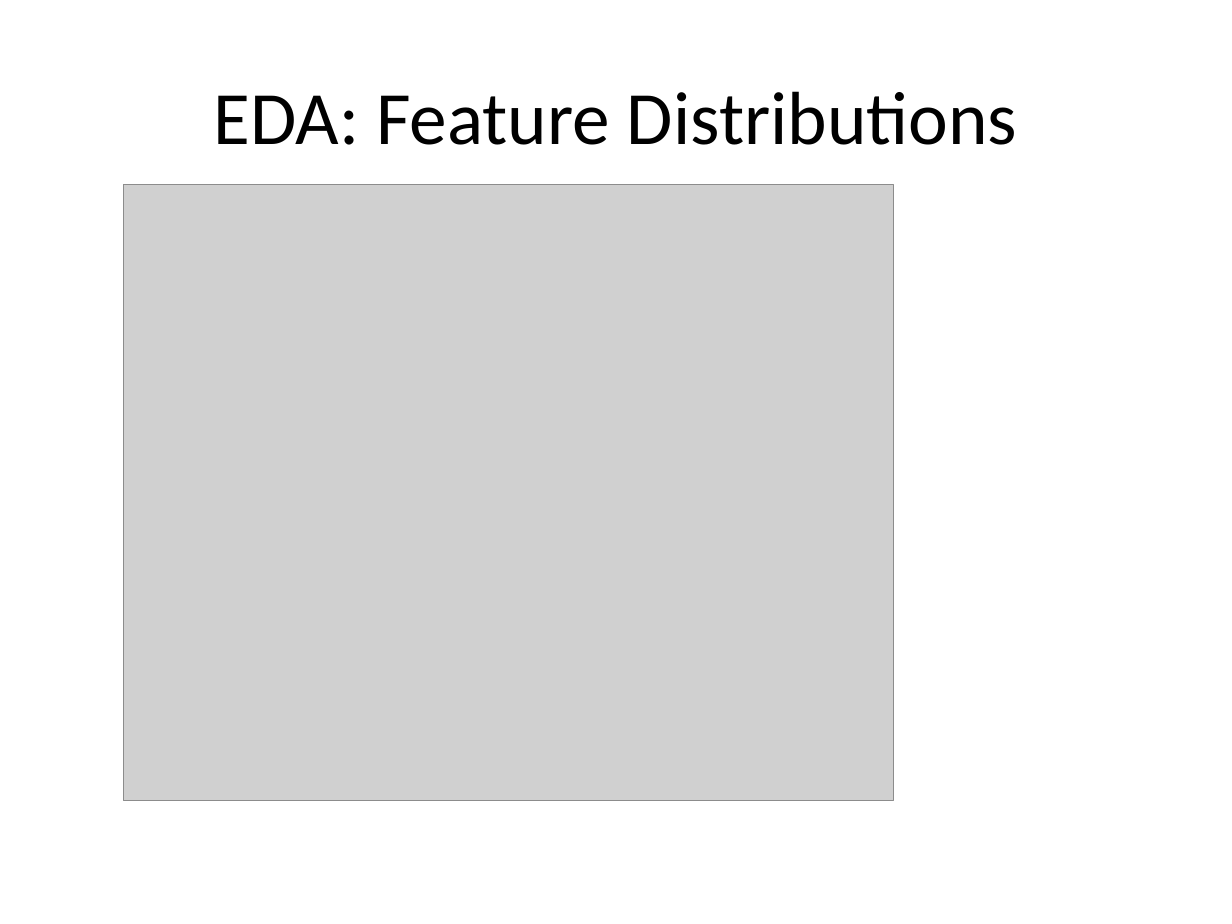
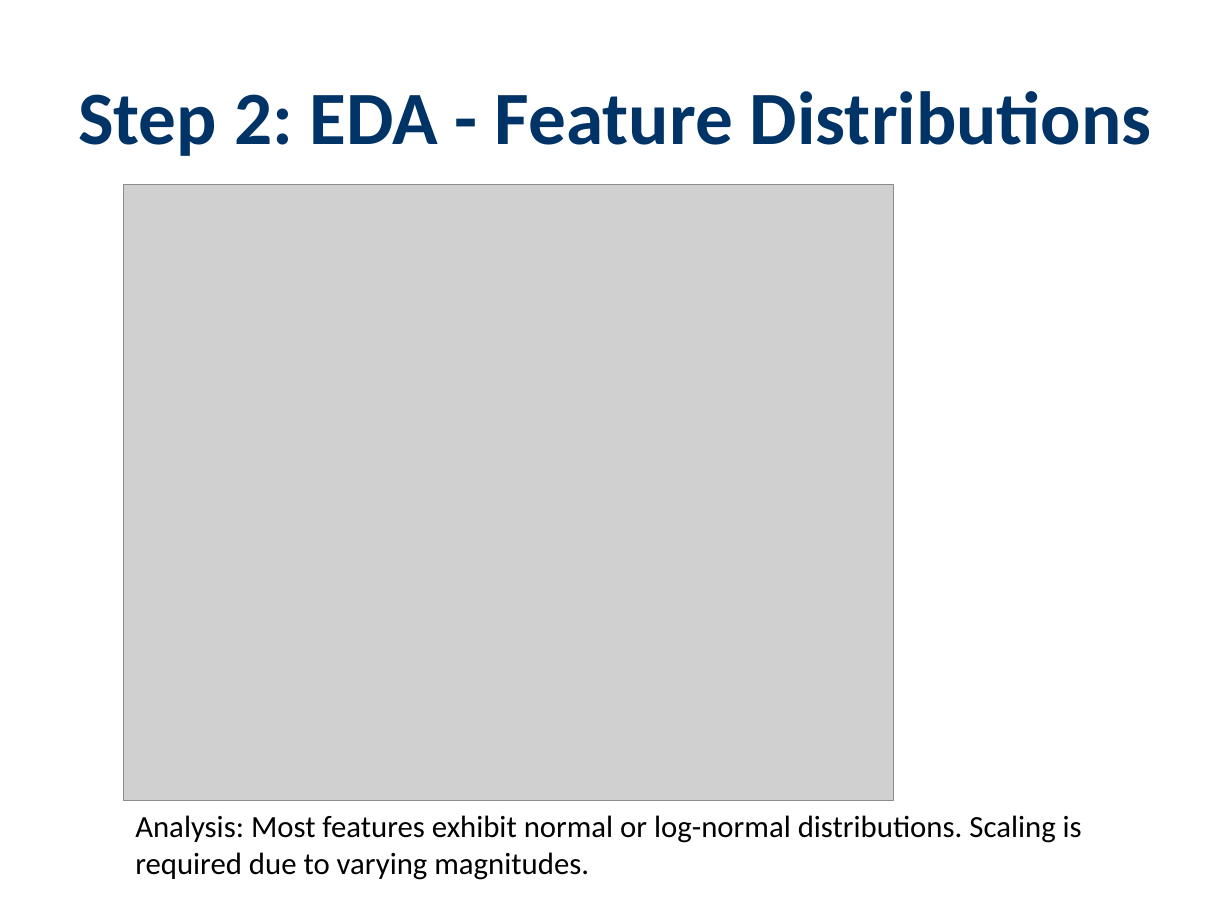
Before and after one commit to azharhussaincs/Breast-Cancer, a slide deck: slide 5 of presentation.pptx (slide 3 before the commit). Drawn at 1232x924 pixels with LibreOffice and Linux fonts; fonts in the diff are those of the drawing; grey boxes stand for pictures. Boxes give left, top, right and bottom in pixels: in the first picture for what was removed or moved away, otherwise in the second. Text is boxed around its words. In the diff, an @@ line names an element or a change of style, - is before the commit and + after.

```diff
--- a/presentation.pptx
+++ b/presentation.pptx
@@ title at (x1=78, y1=91, x2=1152, y2=156): text changed; text colour #000000 to #003366; bold on @@
-EDA: Feature Distributions
+Step 2: EDA - Feature Distributions
@@ text added at (x1=135, y1=815, x2=1082, y2=880), 18 pt, text #000000 @@
+Analysis: Most features exhibit normal or log-normal distributions. Scaling is required due to varying magnitudes.
```
Also in this commit, not shown: 7 other slides changed, 6 slides added, 2 slides removed, 1 other file.
